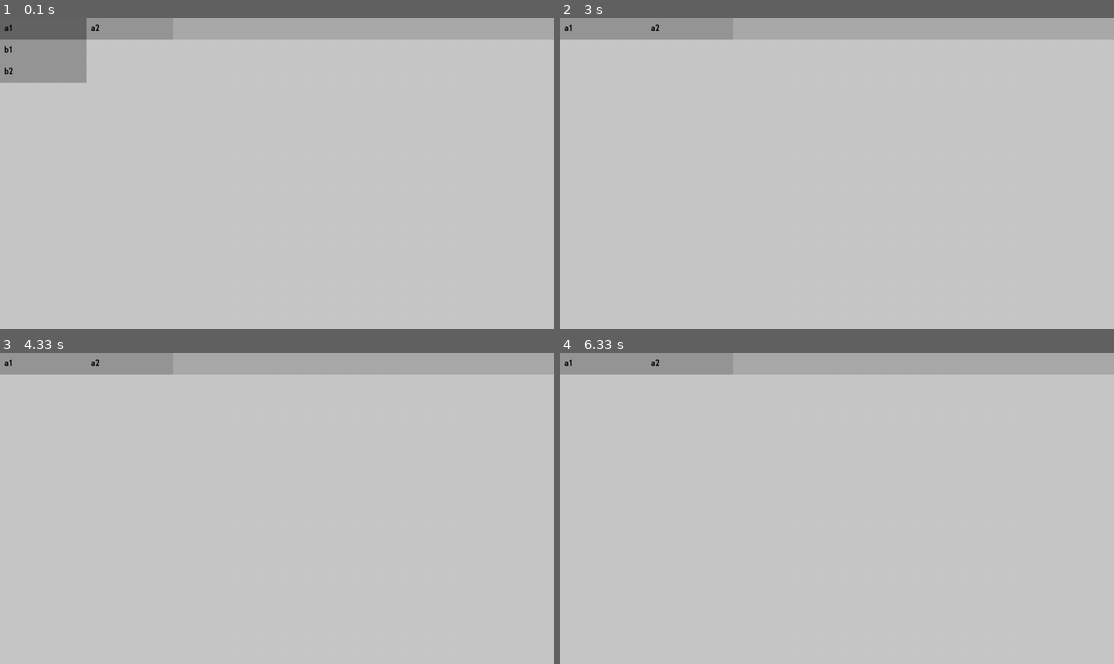
Above: before the commit, frames 1-4 (two rows, left to right).
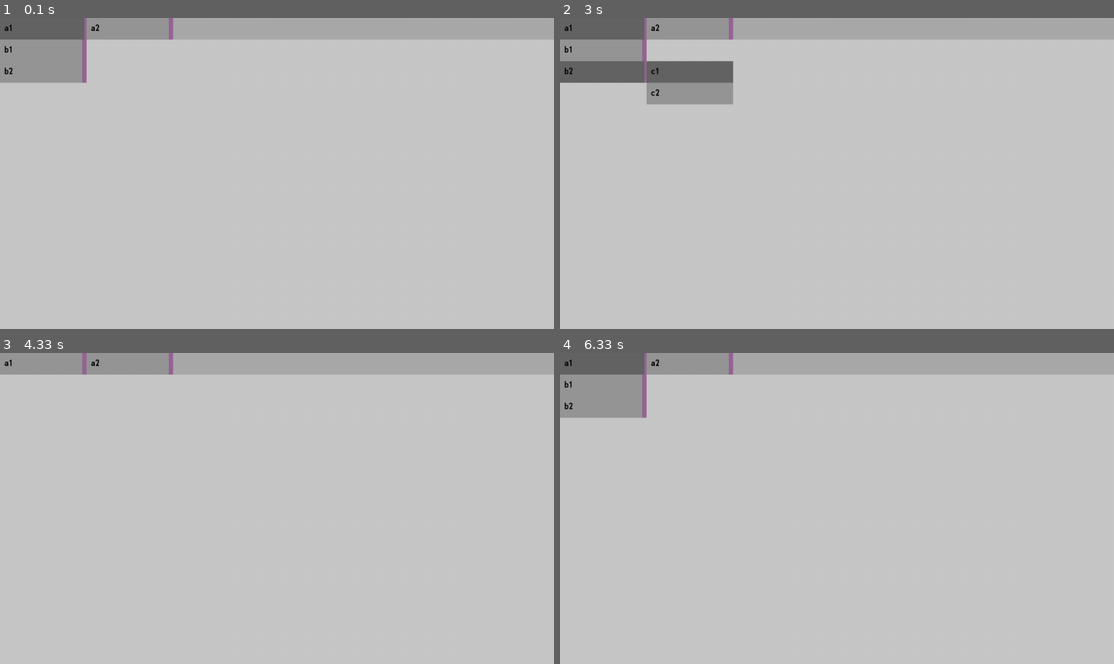
Above: after the commit, the same moments.

Repository: ExtraMobs/PyScratch
Game: pygame game, started from main.py
The game is run twice, just before and just after one commit, with the same random seed, the same clock (stepped at 60 frames per second) and the same inputs.
Inputs (mouse positions are in pixels of both pictures, inside the frame that each line leads up to):
- Up to frame 1 (0.1 s): no input
- Up to frame 2 (3 s): press the mouse at (604, 27) at 0.37 s; move the mouse to (781, 52) at 0.47 s; release the mouse at (958, 77) at 0.6 s; click (604, 27) at 1.22 s; press the mouse at (687, 70) at 1.53 s; move the mouse to (753, 179) at 1.63 s; release the mouse at (825, 285) at 1.77 s; click (604, 27) at 2.38 s; press the mouse at (604, 49) at 2.7 s; move the mouse to (632, 61) at 2.8 s; release the mouse at (659, 77) at 2.93 s
- Up to frame 3 (4.33 s): press the mouse at (127, 362) at 3.03 s; move the mouse to (149, 399) at 3.13 s; release the mouse at (171, 433) at 3.27 s
- Up to frame 4 (6.33 s): click (687, 362) at 4.38 s; press the mouse at (604, 405) at 4.7 s; move the mouse to (709, 440) at 4.8 s; release the mouse at (814, 477) at 4.93 s; press the mouse at (604, 362) at 6.03 s; move the mouse to (659, 396) at 6.13 s; release the mouse at (709, 430) at 6.27 s

The runs differ from the first frame. In frame 1, 0.2% of the frame differs, in the area x 14-32%, y 0-21%; in frame 2, 5.5%, in the area x 0-32%, y 0-28%; in frame 3, 0.1%; in frame 4, 3.3%.

Commit message:
'TreeNode' recursivo part 5
Problema de prioridade recursiva resolvido, está aparecendo conforme é declarado e se comportando como esperado de um 'MenuBar'.

Diff:
--- a/menubar.py
+++ b/menubar.py
@@ -11,6 +11,7 @@
     COLORS = {
         "idle": (150, 150, 150),
         "selected": (100, 100, 100),
+        "expansible": (150, 100, 150),
     }
 
     top = False
@@ -24,14 +25,14 @@
 
     function = None
 
+    __tree_selected = False
+
     def __init__(self, data_to_display=None):
         super().__init__(
             resources.surface.new((self.DEFAULT_WIDTH, self.DEFAULT_HEIGHT))
         )
         self.text = str(data_to_display)
 
-        self.prepare_surface()
-
     @property
     def selected(self):
         return self.surface is self.surface_selected
@@ -39,6 +40,11 @@
     @property
     def idle(self):
         return self.surface is self.surface_idle
+
+    @property
+    def tree_selected(self):
+        children_selected = bool(sum([child.tree_selected for child in self.children]))
+        return self.__tree_selected or children_selected
 
     def set_active_children(self, state: bool):
         for child in self.children:
@@ -65,25 +71,30 @@
             if index == 0:
                 if self.parent.top:
                     self.rect.x = self.parent.rect.x
+                    self.rect.y = self.parent.rect.bottom
                 else:
                     self.rect.x = self.parent.rect.right
-                self.rect.y = self.parent.rect.bottom
+                    self.rect.y = self.parent.rect.y
             else:
                 last_opt = self.parent.children[index - 1]
                 self.rect.x = last_opt.rect.x
                 self.rect.y = last_opt.rect.bottom
+
         if self.rect.collidepoint(self.program.devices.mouse.pos):
             self.surface = self.surface_selected
-        elif self.selected:
+            self.__tree_selected = True
+        else:
+            self.__tree_selected = False
+
+        if self.selected and not self.tree_selected:
             self.surface = self.surface_idle
+
         if self.selected:
             self.set_active_children(True)
             self.set_visible_children(True)
         elif self.idle:
             self.set_active_children(False)
             self.set_visible_children(False)
-        if "b" in self.text:
-            print(self.path, self.text)
 
     def prepare_surface(self):
         font = resources.fonts.get_from_file_buffer(20, "MonoFonto")
@@ -107,13 +118,29 @@
 
         blit_pos = (self.PADING, self.PADING)
 
-        self.surface_idle = self.surface.copy()
-        self.surface_idle.fill(self.COLORS["idle"])
-        self.surface_idle.blit(surface_text, blit_pos)
-
-        self.surface_selected = self.surface.copy()
-        self.surface_selected.fill(self.COLORS["selected"])
-        self.surface_selected.blit(surface_text, blit_pos)
+        self.surface_idle = surface = self.surface.copy()
+        surface.fill(self.COLORS["idle"])
+        if len(self.children) > 0:
+            marker_width = 10
+            surface.fill(
+                self.COLORS["expansible"],
+                pygame.Rect(
+                    -marker_width % self.rect.width, 0, marker_width, self.rect.height
+                ),
+            )
+        surface.blit(surface_text, blit_pos)
+
+        self.surface_selected = surface = self.surface.copy()
+        surface.fill(self.COLORS["selected"])
+        if len(self.children) > 0:
+            marker_width = 5
+            surface.fill(
+                self.COLORS["expansible"],
+                pygame.Rect(
+                    -marker_width % self.rect.width, 0, marker_width, self.rect.height
+                ),
+            )
+        surface.blit(surface_text, blit_pos)
 
         self.surface = self.surface_idle
 
@@ -143,8 +170,9 @@
                 new_option.function = value
             elif type(value) is dict:
                 self.set_data_from_nested_tree(
-                    value, new_option, new_option if top_parent is None else top_parent
+                    value, new_option, new_option if new_option.top else top_parent
                 )
+            new_option.prepare_surface()
 
 
 class MenuBar(GraphicNode):
@@ -153,12 +181,18 @@
     def __init__(self):
         width = self.program.window.width
 
-        super().__init__(resources.surface.new(size := (width, Option.DEFAULT_HEIGHT)))
+        super().__init__(resources.surface.new((width, Option.DEFAULT_HEIGHT)))
         self.add_children(
             Tree(
                 {
-                    "a1": {"b1": [], "b2": []},
-                    "a2": {"b1": [], "b2": []},
+                    "a1": {
+                        "b1": {"c1": lambda: print("c1"), "c2": lambda: print("c2")},
+                        "b2": {"c1": lambda: print("c1"), "c2": lambda: print("c2")},
+                    },
+                    "a2": {
+                        "b1": {"c1": lambda: print("c1"), "c2": lambda: print("c2")},
+                        "b2": {"c1": lambda: print("c1"), "c2": lambda: print("c2")},
+                    },
                 }
             )
         )
